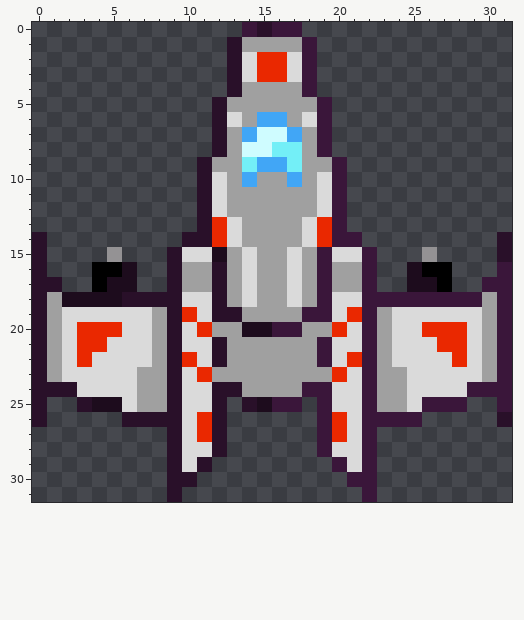
Two states of a pixel-art sprite, game/assets/Player.png. That is the earlier state.
The file is 32x32 pixels. Colours within 5 levels of each other are drawn and written as one.
The same view after the edit:
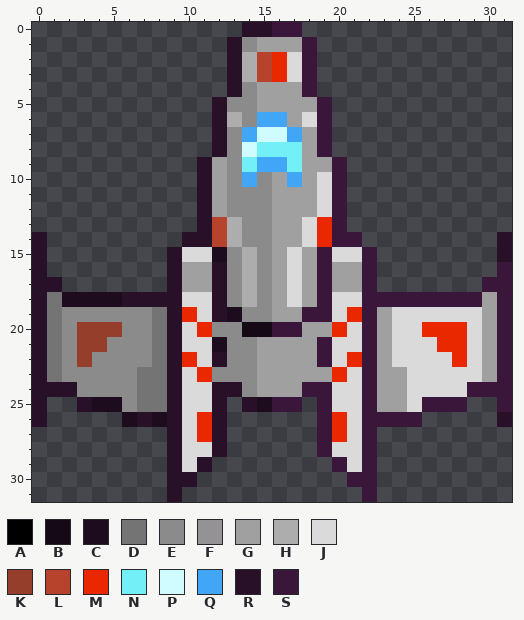
Palette (. is transparent): A #000000  B #150915  C #1d0c1d  D #747474  E #8b8b8b  F #949294  G #a0a0a0  H #adadad  J #dadada  K #953e2c  L #b7432c  M #ea2800  N #73eff7  P #cffcff  Q #41a6f6  R #291029  S #3a163a
The edit:
The edit turns colour C into colour B in row 20 at x 14 to 15.
The edit turns colour R into colour C in row 19 at x 13; in row 21 at x 12; in row 26 at x 6 and 8.
The edit turns colour G into colour D in row 18 at x 1; in rows 19 to 22 at x 1 and 8; in row 23 at x 1 and 7 to 8; in rows 24 to 25 at x 7 to 8.
The edit turns colour G into colour E in row 1 at x 14; in row 4 at x 14; in row 5 at x 13 to 14; in row 6 at x 14; in rows 7 to 9 at x 13; in row 10 at x 13 and 15.
The edit turns colour G into colour E in rows 11 to 12 at x 13 to 15; in rows 13 to 14 at x 14 to 15; in rows 15 to 18 at x 13 and 15; in row 19 at x 14 to 15; in row 20 at x 12 to 13; in rows 21 to 22 at x 13 to 14.
The edit turns colour G into colour E in row 23 at x 12 to 14; in row 24 at x 14.
The edit turns colour J into colour E in row 19 at x 2 to 7; in row 20 at x 2 and 6 to 7; in row 21 at x 2 and 5 to 7; in row 22 at x 2 and 4 to 7; in row 23 at x 2 to 6; in row 24 at x 3 to 6.
The edit turns colour J into colour E in row 25 at x 6.
The edit turns colour J into colour G in rows 10 to 12 at x 12.
The edit turns colour J into colour H in rows 2 to 3 at x 14; in row 6 at x 13; in rows 13 to 14 at x 13; in rows 15 to 18 at x 14.
The edit turns colour M into colour K in row 20 at x 3 to 5; in row 21 at x 3 to 4; in row 22 at x 3.
The edit turns colour M into colour L in rows 2 to 3 at x 15; in rows 13 to 14 at x 12.
The edit turns colour P into colour N in row 8 at x 15.
The edit turns colour S into colour R in row 0 at x 14.
Colour A is removed in row 16 at x 4 to 5 and 26 to 27; in row 17 at x 4 and 27.
Colour C is removed in row 16 at x 6 and 25; in row 17 at x 5 to 6 and 25 to 26.
Colour F is removed in row 15 at x 5 and 26.
Pixel boxes of the changes (left, top, right, bottom) in both pictures:
changed: (212, 22, 272, 397)
changed: (47, 247, 167, 427)
erased: (407, 247, 452, 292)
